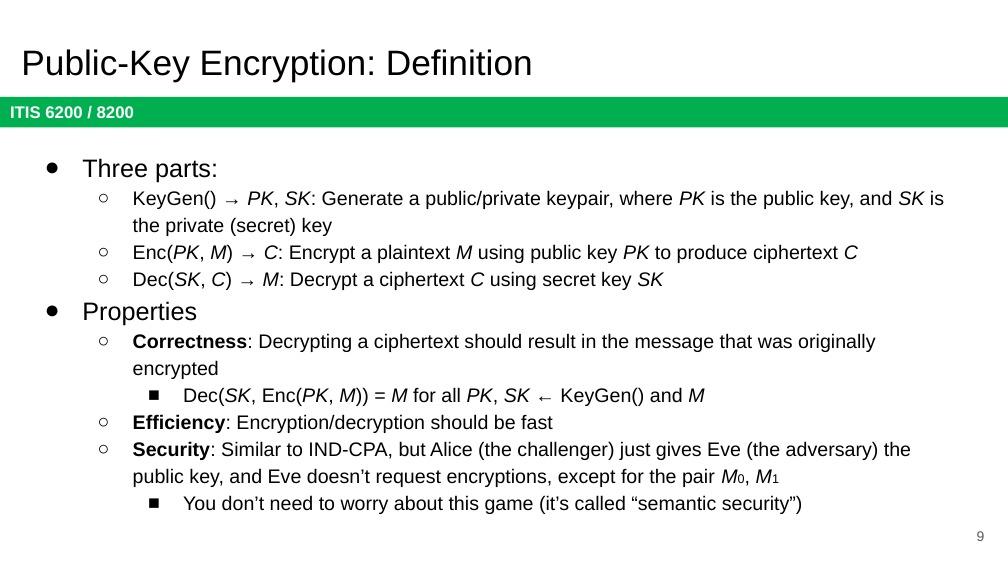
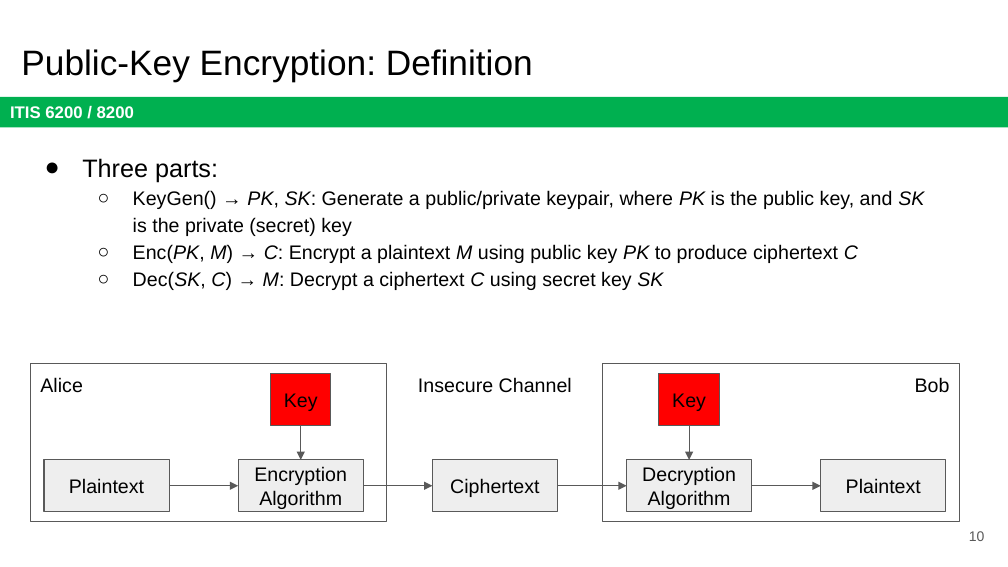
Before and after one commit to jx5c/github.io, a slide deck: slide 10 of teaching/ITIS6200/2023fa/lectures/lec06.pptx (slide 9 before the commit). Drawn at 1008x567 pixels with LibreOffice and Linux fonts; fonts in the diff are those of the drawing. Boxes give left, top, right and bottom in pixels: in the first picture for what was removed or moved away, otherwise in the second. Text is boxed around its words. In the diff, an @@ line names an element or a change of style, - is before the commit and + after.

```diff
--- a/teaching/ITIS6200/2023fa/lectures/lec06.pptx
+++ b/teaching/ITIS6200/2023fa/lectures/lec06.pptx
@@ text at [82, 301, 911, 514]: paragraphs removed @@
-● Properties
-  ○ Correctness: Decrypting a ciphertext should result in the message that was originally encrypted
-    ■ Dec(SK, Enc(PK, M)) = M for all PK, SK ← KeyGen() and M
-  ○ Efficiency: Encryption/decryption should be fast
-  ○ Security: Similar to IND-CPA, but Alice (the challenger) just gives Eve (the adversary) the public key, and Eve doesn’t request encryptions, except for the pair M0, M1
-    ■ You don’t need to worry about this game (it’s called “semantic security”)
@@ rectangle added at [30, 363, 387, 521], outline #595959 0.75 pt @@
@@ text added at [40, 377, 83, 393], 14 pt, text #000000 @@
+Alice
@@ rectangle added at [270, 374, 331, 425], fill #FF0000, outline #595959 0.75 pt, 14 pt, text #000000 @@
+Key
@@ text added at [418, 377, 572, 393], 14 pt, text #000000 @@
+Insecure Channel
@@ rectangle added at [603, 363, 960, 521], outline #595959 0.75 pt @@
@@ rectangle added at [659, 374, 720, 425], fill #FF0000, outline #595959 0.75 pt, 14 pt, text #000000 @@
+Key
@@ text added at [915, 377, 950, 393], 14 pt, text #000000 @@
+Bob
@@ arrow added from (300, 425) to (300, 460), #595959 0.75 pt @@
@@ arrow added from (689, 425) to (689, 460), #595959 0.75 pt @@
@@ rectangle added at [44, 460, 169, 511], fill #EEEEEE, outline #595959 0.75 pt, 14 pt, text #000000 @@
+Plaintext
@@ rectangle added at [238, 460, 363, 511], fill #EEEEEE, outline #595959 0.75 pt, 14 pt, text #000000 @@
+Encryption Algorithm
@@ rectangle added at [432, 460, 557, 511], fill #EEEEEE, outline #595959 0.75 pt, 14 pt, text #000000 @@
+Ciphertext
@@ rectangle added at [627, 460, 752, 511], fill #EEEEEE, outline #595959 0.75 pt, 14 pt, text #000000 @@
+Decryption Algorithm
@@ rectangle added at [821, 460, 946, 511], fill #EEEEEE, outline #595959 0.75 pt, 14 pt, text #000000 @@
+Plaintext
@@ arrow added from (169, 486) to (238, 486), #595959 0.75 pt @@
@@ arrow added from (363, 486) to (432, 486), #595959 0.75 pt @@
@@ arrow added from (557, 486) to (627, 486), #595959 0.75 pt @@
@@ arrow added from (752, 486) to (821, 486), #595959 0.75 pt @@
@@ page number at [969, 531, 985, 541]: text changed @@
-9
+10
```
Also in this commit, not shown: 2 other slides changed, 2 slides added.
